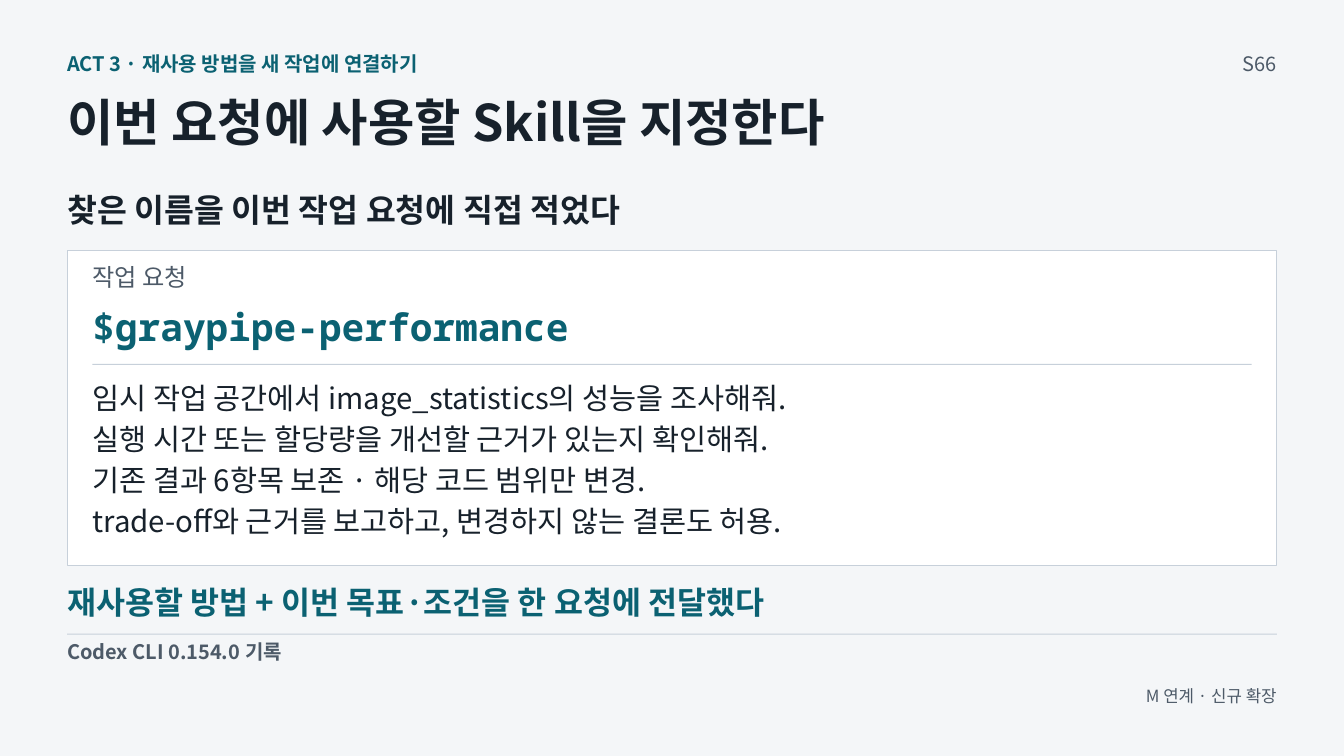
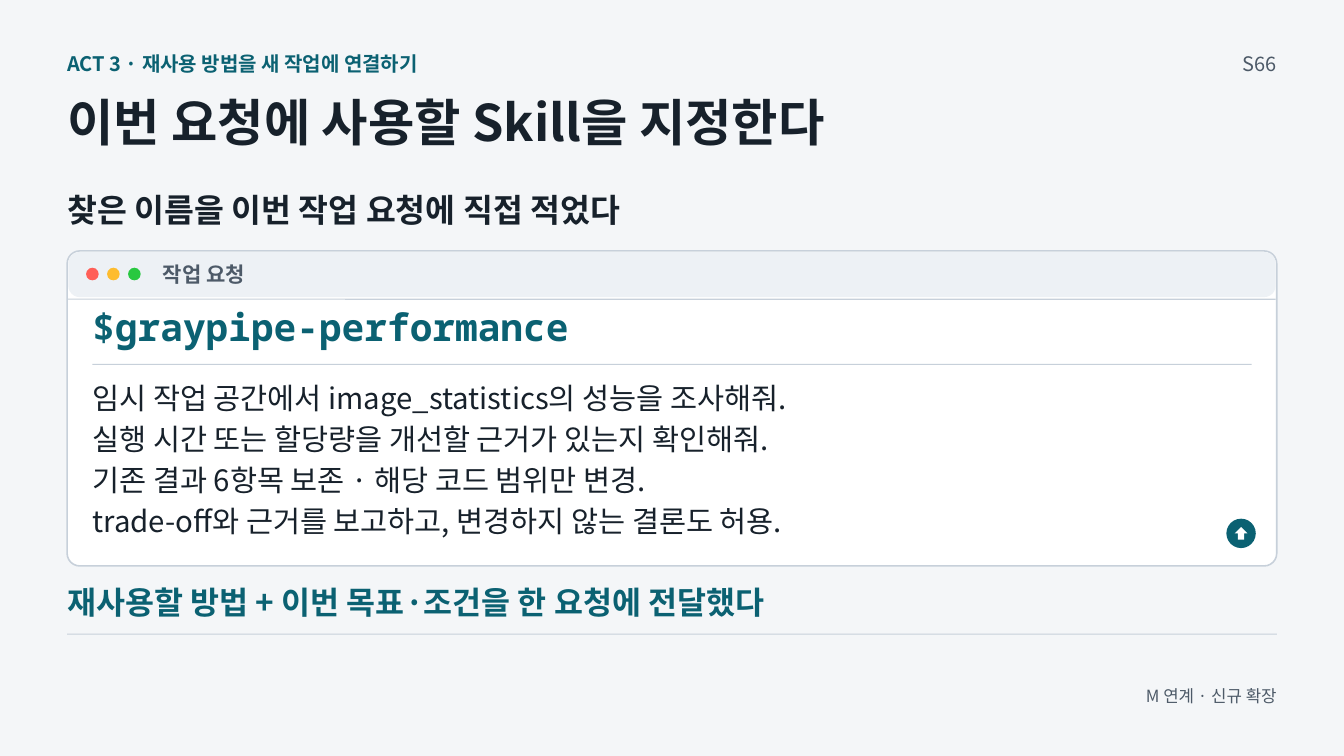
Before and after one commit to GideokKim/ai-dev-training, a slide deck: slide 66 of production/AI_Dev_Training_Full.pptx. Drawn at 1344x756 pixels with LibreOffice and Linux fonts; fonts in the diff are those of the drawing. Boxes give left, top, right and bottom in pixels: in the first picture for what was removed or moved away, otherwise in the second. Text is boxed around its words. In the diff, an @@ line names an element or a change of style, - is before the commit and + after.

```diff
--- a/production/AI_Dev_Training_Full.pptx
+++ b/production/AI_Dev_Training_Full.pptx
@@ rectangle removed at bbox=[68, 251, 1277, 566] @@
@@ rounded rectangle added at bbox=[68, 251, 1277, 566], fill #FFFFFF, outline #C7D0DA 1.13 pt @@
@@ rounded rectangle added at bbox=[69, 252, 1276, 297], fill #EDF1F5 @@
@@ ellipse added at bbox=[86, 268, 98, 280], fill #FF5F57 @@
@@ ellipse added at bbox=[107, 268, 119, 280], fill #FEBC2E @@
@@ ellipse added at bbox=[128, 268, 140, 280], fill #28C840 @@
@@ text "작업 요청": place and size @@
-text "작업 요청" at bbox=[92, 266, 187, 288]
+text "작업 요청" at bbox=[163, 264, 245, 284]
@@ text "작업 요청" at bbox=[163, 264, 245, 284]: size 17.2 to 15 pt, bold on @@
@@ line added from (69, 299) to (1276, 299), #C7D0DA 0.75 pt @@
@@ ellipse added at bbox=[1227, 519, 1256, 548], fill #0B6172 @@
@@ up arrow added at bbox=[1235, 527, 1247, 539], fill #FFFFFF @@
@@ text removed at bbox=[67, 642, 282, 661] @@
-Codex CLI 0.154.0 기록
```
Also in this commit, not shown: 18 other files.
